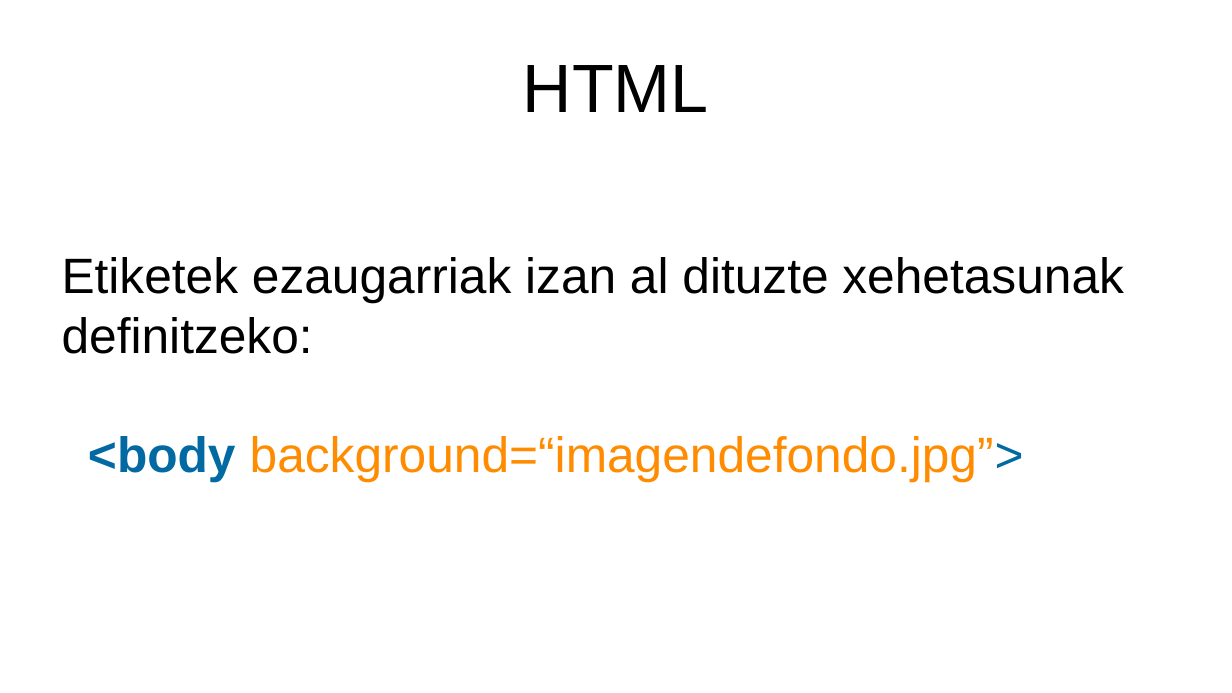
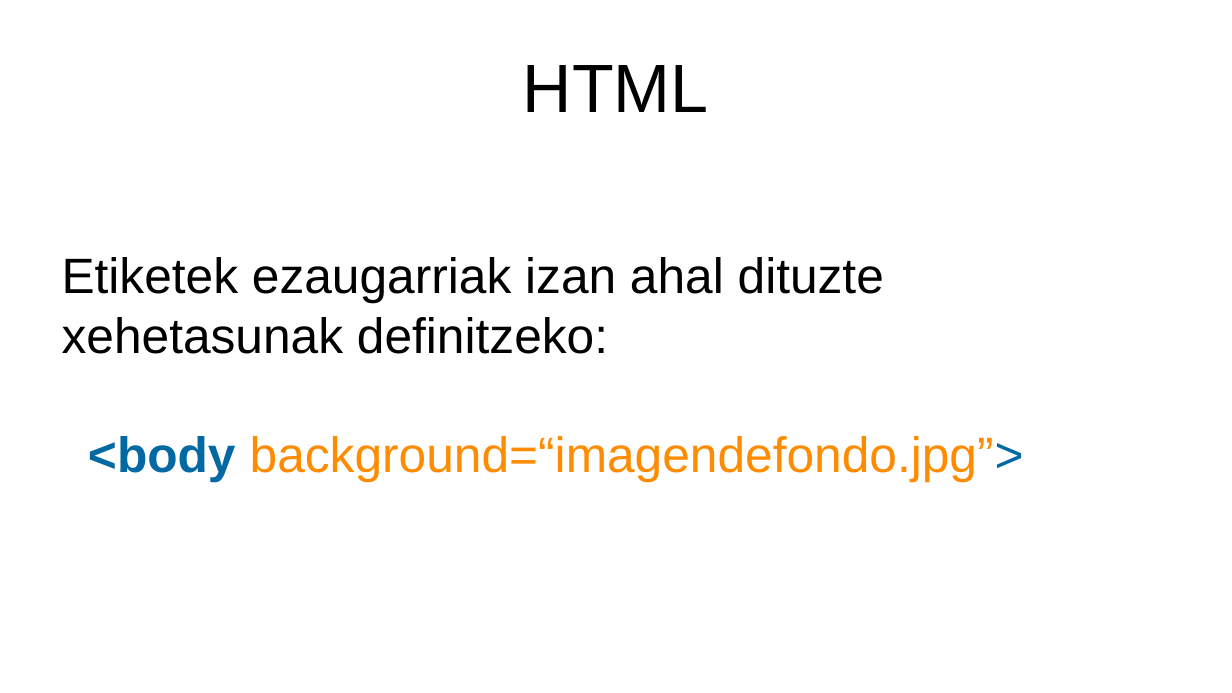
Before and after one commit to mikel-egana-aranguren/EHU-ISSKS-31, a slide deck: slide 4 of WebSistemak/WebSistemak.odp. Drawn at 1232x693 pixels with LibreOffice and Linux fonts; fonts in the diff are those of the drawing; background and template pictures are left out. Boxes give left, top, right and bottom in pixels: in the first picture for what was removed or moved away, otherwise in the second. Text is boxed around its words. In the diff, an @@ line names an element or a change of style, - is before the commit and + after.

```diff
--- a/WebSistemak/WebSistemak.odp
+++ b/WebSistemak/WebSistemak.odp
@@ subtitle at (62,257,884,354): text changed @@
-Etiketek ezaugarriak izan al dituzte xehetasunak definitzeko:
+Etiketek ezaugarriak izan ahal dituzte xehetasunak definitzeko:
```
Also in this commit, not shown: 34 other slides changed, 15 slides added, 15 slides removed, 24 other files.
